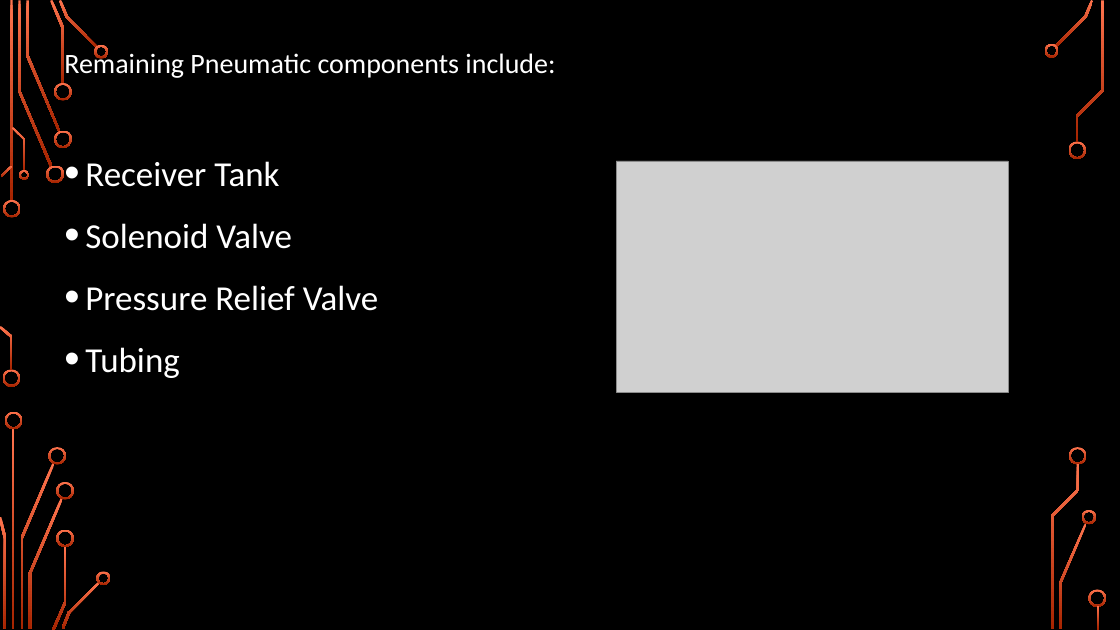
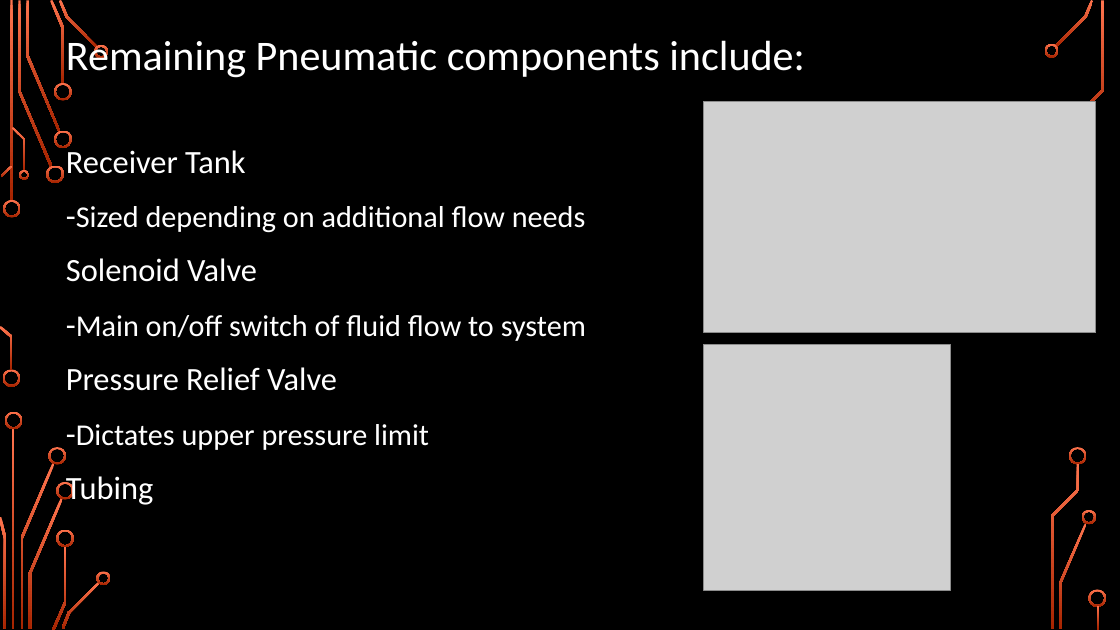
Before and after one commit to Logiant/AgileRoboticControls, a slide deck: slide 25 of Documentation/Presentation/Design Presentation/Design Presentation.pptx. Drawn at 1120x630 pixels with LibreOffice and Linux fonts; fonts in the diff are those of the drawing; grey boxes stand for pictures; background and template pictures are left out. Boxes give left, top, right and bottom in pixels: in the first picture for what was removed or moved away, otherwise in the second. Text is boxed around its words. In the diff, an @@ line names an element or a change of style, - is before the commit and + after.

Commit message:
Updated Pneumatic Slides in presentation

```diff
--- a/Documentation/Presentation/Design Presentation/Design Presentation.pptx
+++ b/Documentation/Presentation/Design Presentation/Design Presentation.pptx
@@ text "Remaining Pneumatic components include:" moved from (x1=64, y1=50, x2=555, y2=378) to (x1=66, y1=36, x2=805, y2=505) @@
@@ text at (x1=66, y1=36, x2=805, y2=505): size 24 to 36.1 pt in "Remaining Pneumatic components include:"; size 30 to 27.8 pt in "Receiver Tank", "Solenoid Valve", "Pressure Relief Valve", "Tubing"; line spacing 1.2 to 1.1; bullet • to none @@
@@ picture moved from (x1=616, y1=161, x2=1008, y2=392) to (x1=704, y1=102, x2=1096, y2=333) @@
@@ freeform shape removed at (x1=1069, y1=141, x2=1086, y2=159) @@
@@ text at (x1=76, y1=206, x2=586, y2=233): paragraph added @@
+-Sized depending on additional flow needs
@@ text at (x1=76, y1=315, x2=586, y2=341): paragraph added @@
+-Main on/off switch of fluid flow to system
@@ picture added at (x1=704, y1=344, x2=951, y2=592) @@
@@ text at (x1=76, y1=424, x2=429, y2=450): paragraph added @@
+-Dictates upper pressure limit
```
Also in this commit, not shown: 8 other slides changed.
